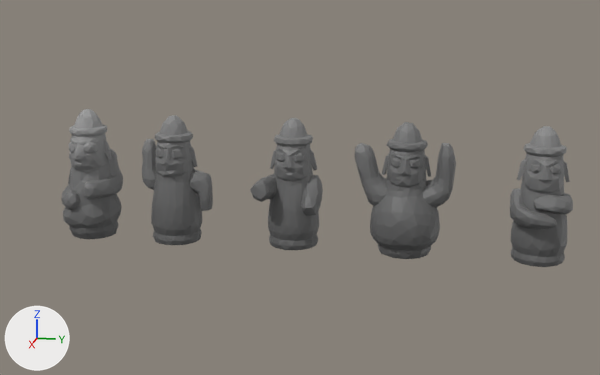
Renders of the FBX model Assets/Resources/Models_Useok/Modles/Dolhareubang_Set.fbx from each side of a commit.
Rendered twice from a 50 mm lens placed at (14.23, 4.55, 4.66), pointed at (-0.03, 1.69, 1.09). Arrows for +X, +Y and +Z are at lower left; the lights stay in place. Where no turn or scale is listed for an object, it has been applied to the vertices.

The first picture shows 'Dolhareubang_01', 'Dolhareubang_02', 'Dolhareubang_03', 'Dolhareubang_04', 'Dolhareubang_05'.
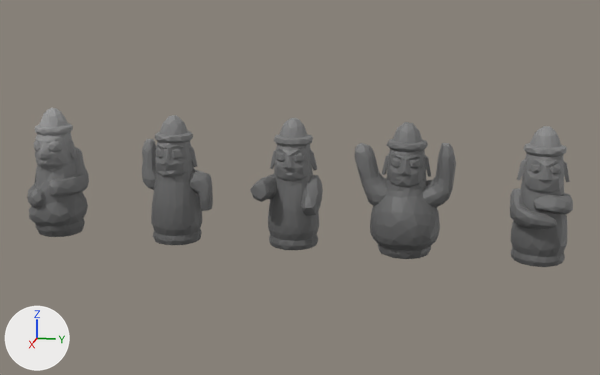
What differs and where, as boxes (x1, y1, x2, y2) in the pictures (600 x 375 px):
'Dolhareubang_01', moved
    before: (62, 109, 123, 239)
    after: (27, 108, 89, 237)

The edits, one by one:
me_mesh_004 has 725 vertices, 1432 faces and spans x -0.56..0.56, y 372.74..373.86, z 0.0..2.39.
me_mesh_004 is used by ob_dolhareubang_01; location (0.0, -375.63, 0.0).
me_mesh_004 part 1: the whole mesh is moved by (0.0, -373.3, 0.0).
Object 'Dolhareubang_01' (ob_dolhareubang_01) moves from (0.0, -375.63, 0.0) to (0.0, -3.03, 0.0).
